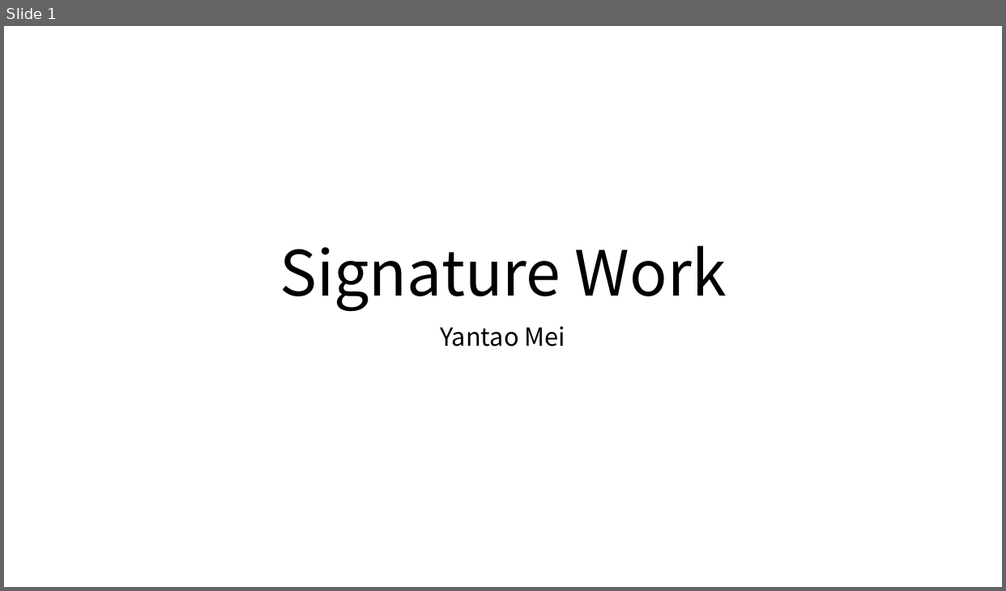
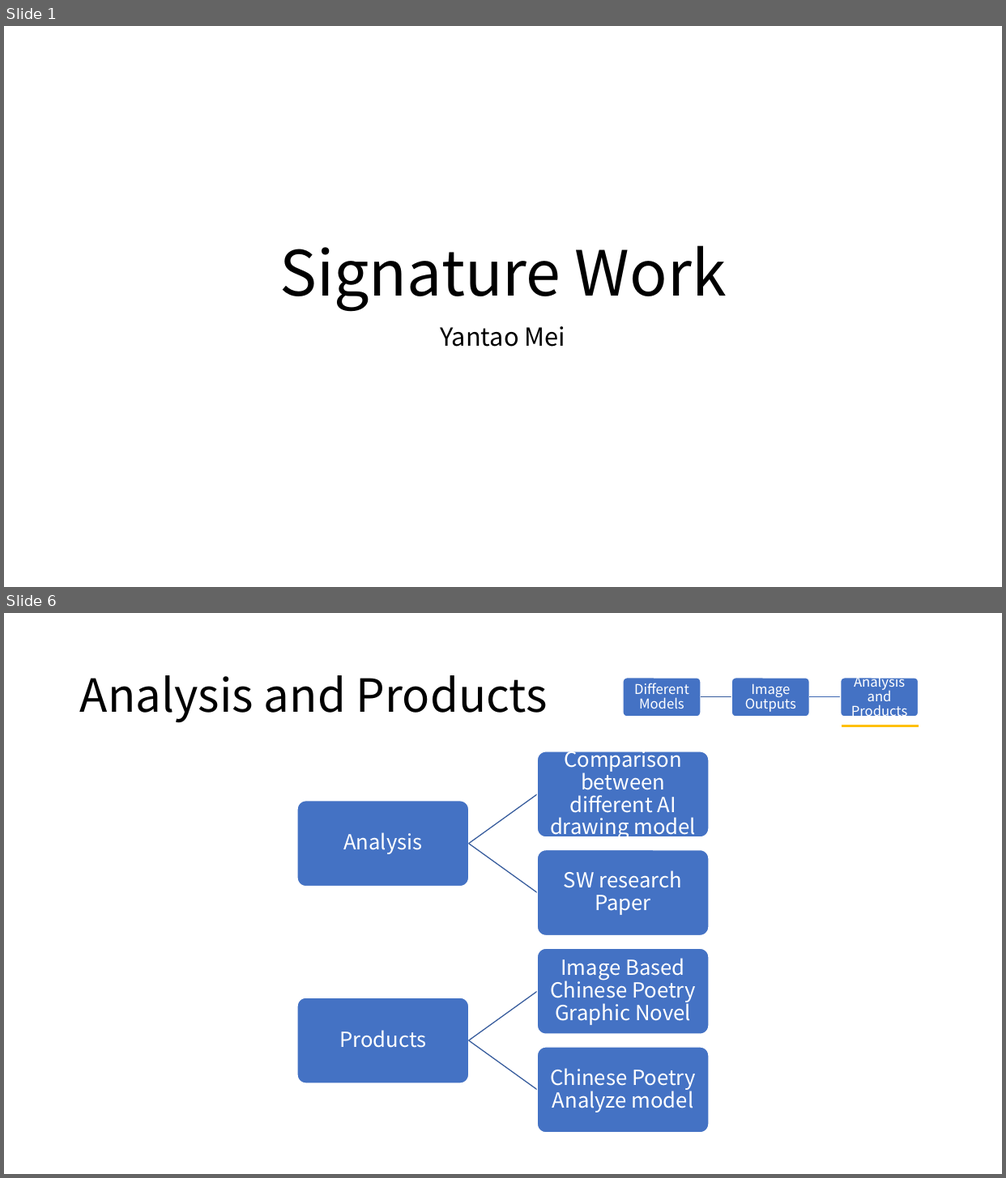
Before and after one commit to IanMei/Signature-Work, a slide deck: SIgnature Work.pptx. Shown one above the other, each under a label of ours: slide 1 before the commit, slides 1 and 6 after it; the slides between them are not shown. The pictures are 1006x591 and 1006x1178 pixels, drawn with LibreOffice and Linux fonts; fonts in the diff are those of the drawing. Boxes give left, top, right and bottom in pixels: in the first picture for what was removed or moved away, otherwise in the second. Text is boxed around its words. In the diff, an @@ line names an element or a change of style, - is before the commit and + after.

```diff
--- a/SIgnature Work.pptx
+++ b/SIgnature Work.pptx
@@ slide 6 added at [4, 613, 1002, 1174], background #FFFFFF @@
@@ title added at [80, 675, 548, 723], 44 pt, text #000000 @@
+Analysis and Products
@@ group added at [623, 673, 918, 720]: 3 rounded rectangles, 3 texts, 2 freeform shapes @@
+Different Models
+Image Outputs
+Analysis and Products
@@ line added from (842, 726) to (918, 726), #FFC000 2 pt @@
@@ group added at [297, 746, 709, 1133]: 6 rounded rectangles, 6 texts, 4 freeform shapes @@
+Analysis
+Comparison between different AI drawing model
+SW research Paper
+Products
+Image Based Chinese Poetry Graphic Novel
+Chinese Poetry Analyze model
```
Also in this commit, not shown: 4 other slides added, 2 slides removed.
